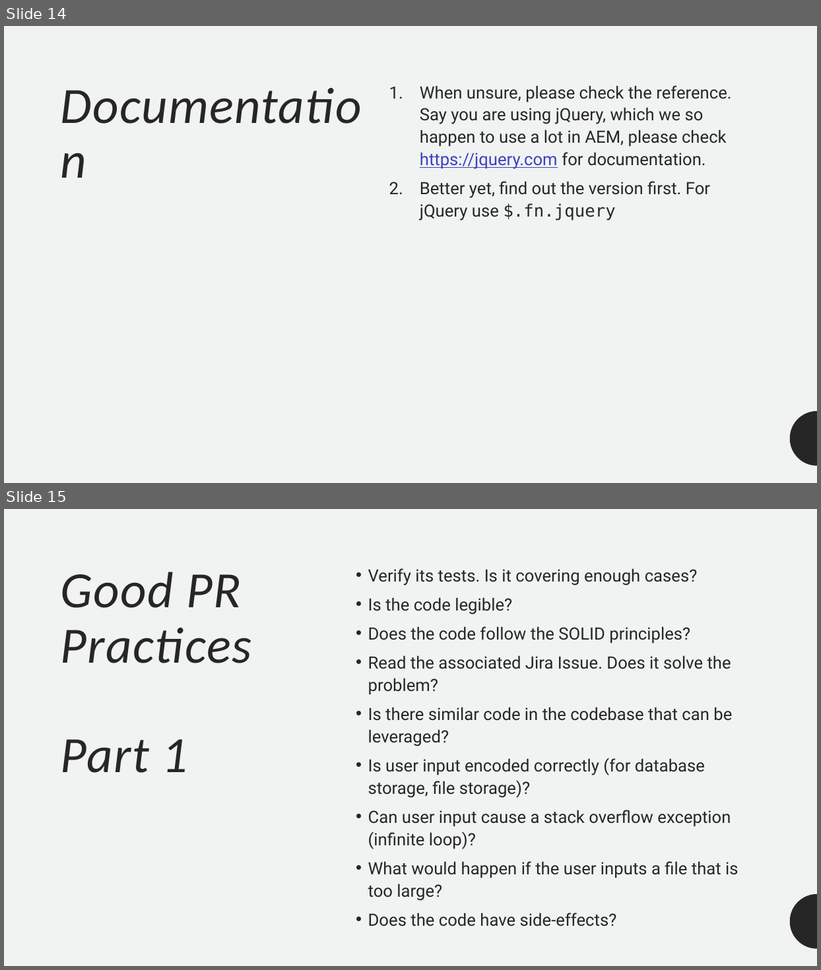
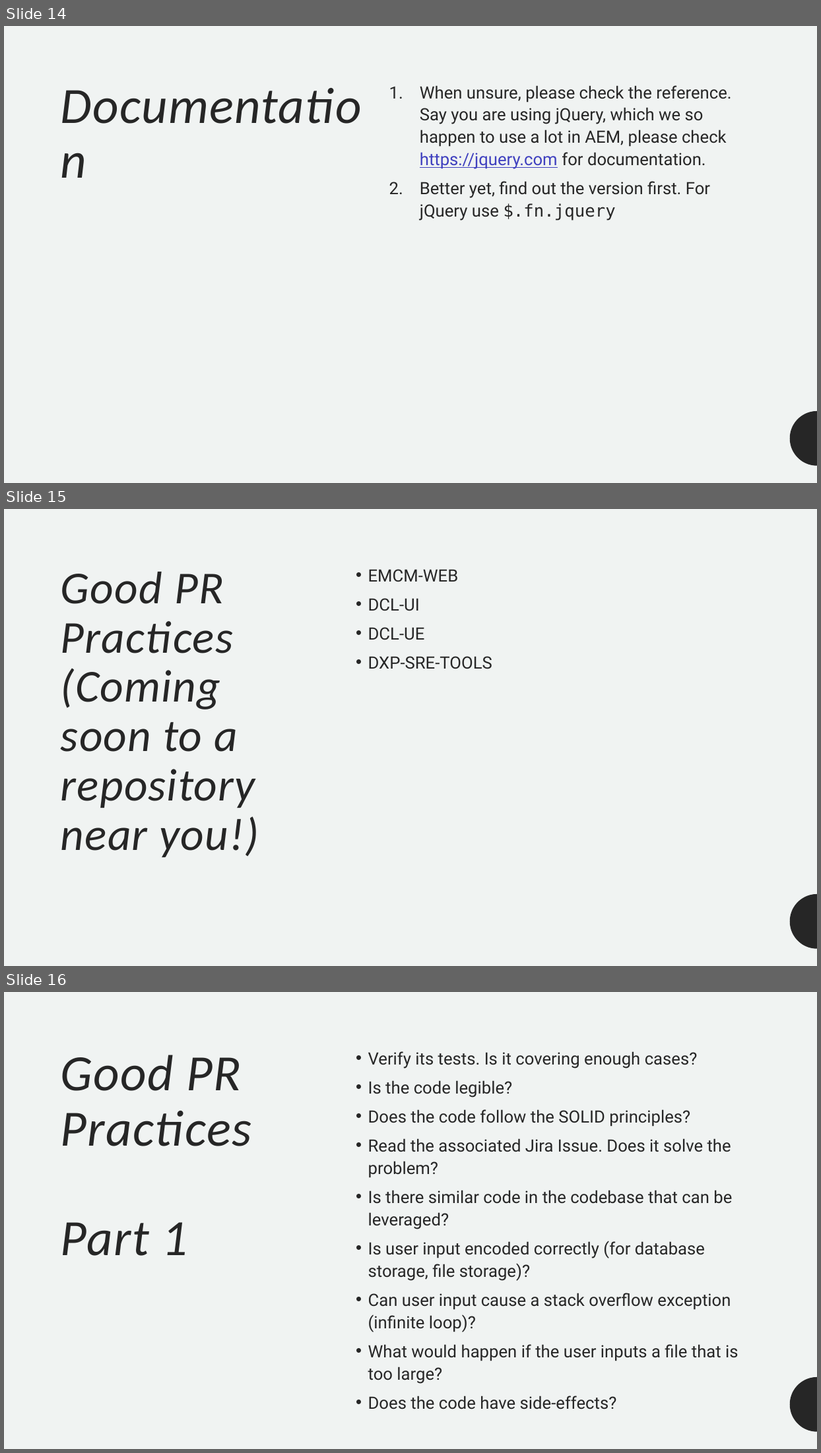
Before and after one commit to ofer987/presentations, a slide deck: code_review.pptx. Shown one above the other, each under a label of ours: slides 14 and 15 before the commit, slides 14, 15 and 16 after it. The pictures are 821x970 and 821x1453 pixels, drawn with LibreOffice and Linux fonts; fonts in the diff are those of the drawing. Boxes give left, top, right and bottom in pixels: in the first picture for what was removed or moved away, otherwise in the second. Text is boxed around its words. In the diff, an @@ line names an element or a change of style, - is before the commit and + after.

```diff
--- a/code_review.pptx
+++ b/code_review.pptx
@@ slide 15 added at [4, 509, 817, 966], background #F0F3F2; not listed: 1 template element that a slide beside it also shows @@
@@ title added at [61, 572, 259, 857], 54 pt, text #262626, italic @@
+Good PR Practices
+(Coming soon to a repository near you!)
@@ text added at [368, 569, 492, 669], 20 pt, text #262626 @@
+• EMCM-WEB
+• DCL-UI
+• DCL-UE
+• DXP-SRE-TOOLS
@@ what was slide 15 is now slide 16 @@
```
Also in this commit, not shown: 1 slide changed.
